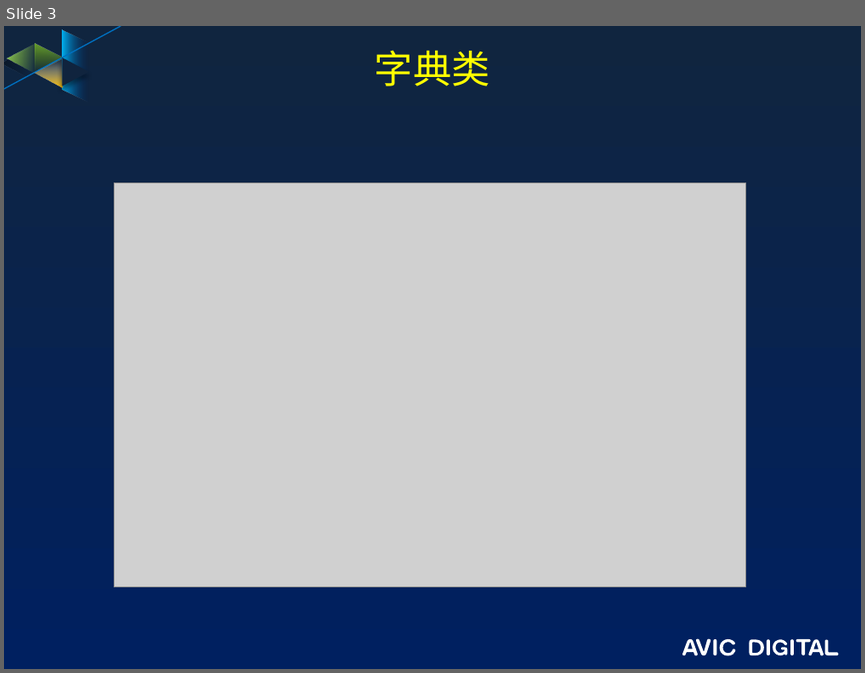
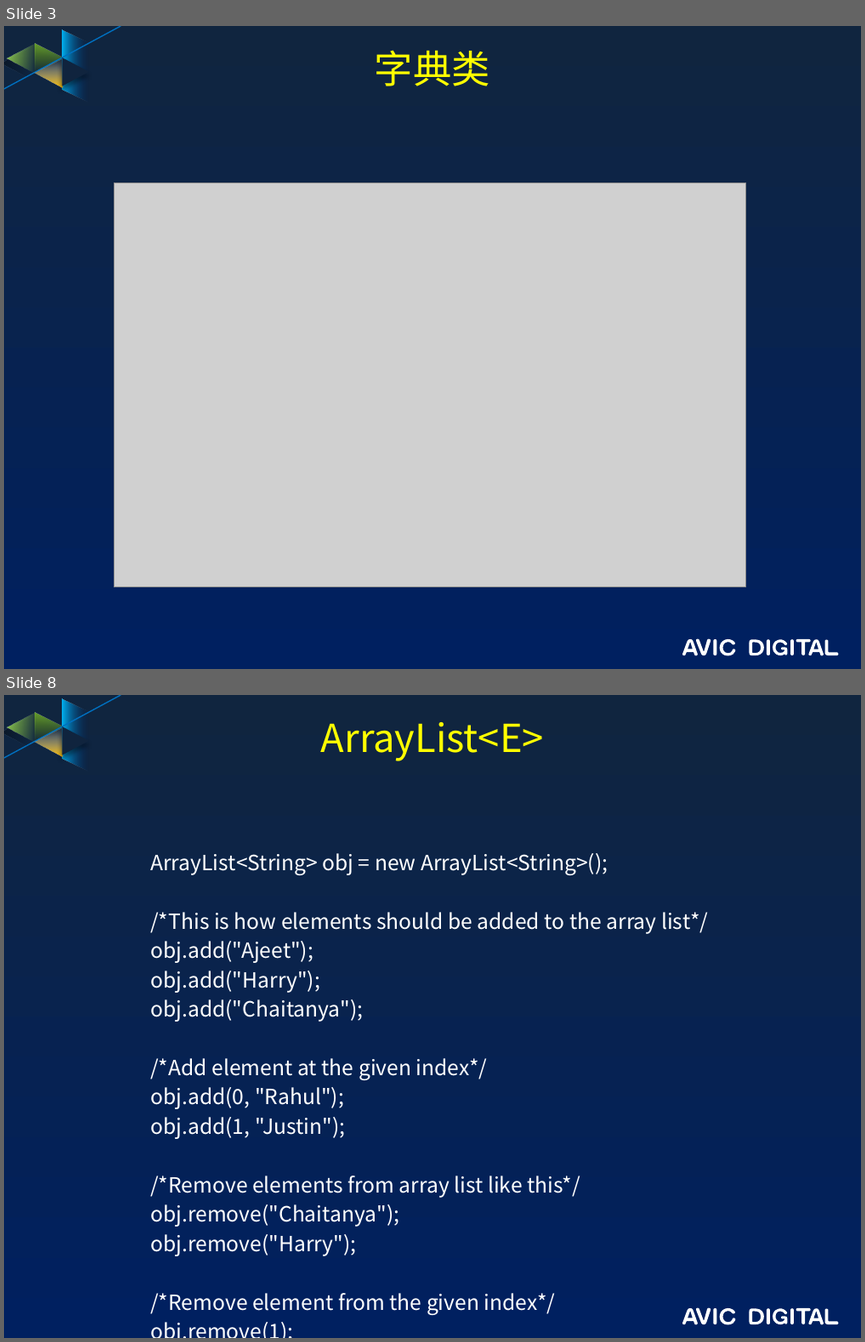
Before and after one commit to guofengzh/java-way, a slide deck: java/docs/08-java-集合类.pptx. Shown one above the other, each under a label of ours: slide 3 before the commit, slides 3 and 8 after it; the slides between them are not shown. The pictures are 865x673 and 865x1342 pixels, drawn with LibreOffice and Linux fonts; fonts in the diff are those of the drawing; grey boxes stand for pictures; background and template pictures are left out. Boxes give left, top, right and bottom in pixels: in the first picture for what was removed or moved away, otherwise in the second. Text is boxed around its words. In the diff, an @@ line names an element or a change of style, - is before the commit and + after.

```diff
--- a/java/docs/08-java-集合类.pptx
+++ b/java/docs/08-java-集合类.pptx
@@ slide 8 added at box(4, 695, 861, 1338), background gradient #10253F to #002060; not listed: 17 template elements that a slide beside it also shows @@
@@ title added at box(321, 722, 544, 761), 32.4 pt, text #FFFF00 @@
+ArrayList<E>
@@ text added at box(150, 853, 708, 1315), 17.6 pt, text #FFFFFF @@
+ArrayList<String> obj = new ArrayList<String>();
+/*This is how elements should be added to the array list*/
+obj.add("Ajeet");
+obj.add("Harry");
+obj.add("Chaitanya");
+/*Add element at the given index*/
+obj.add(0, "Rahul");
+obj.add(1, "Justin");
+/*Remove elements from array list like this*/
+obj.remove("Chaitanya");
+obj.remove("Harry");
+/*Remove element from the given index*/
+obj.remove(1);
```
Also in this commit, not shown: 12 other slides added, 1 slide removed.
